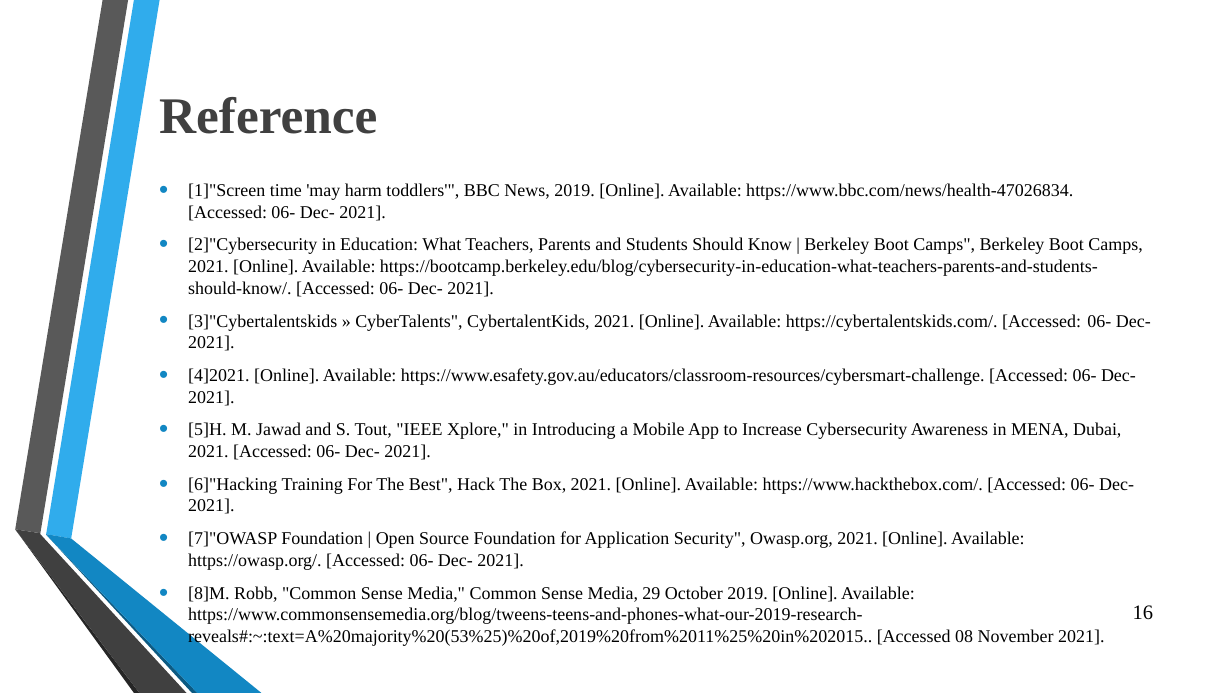
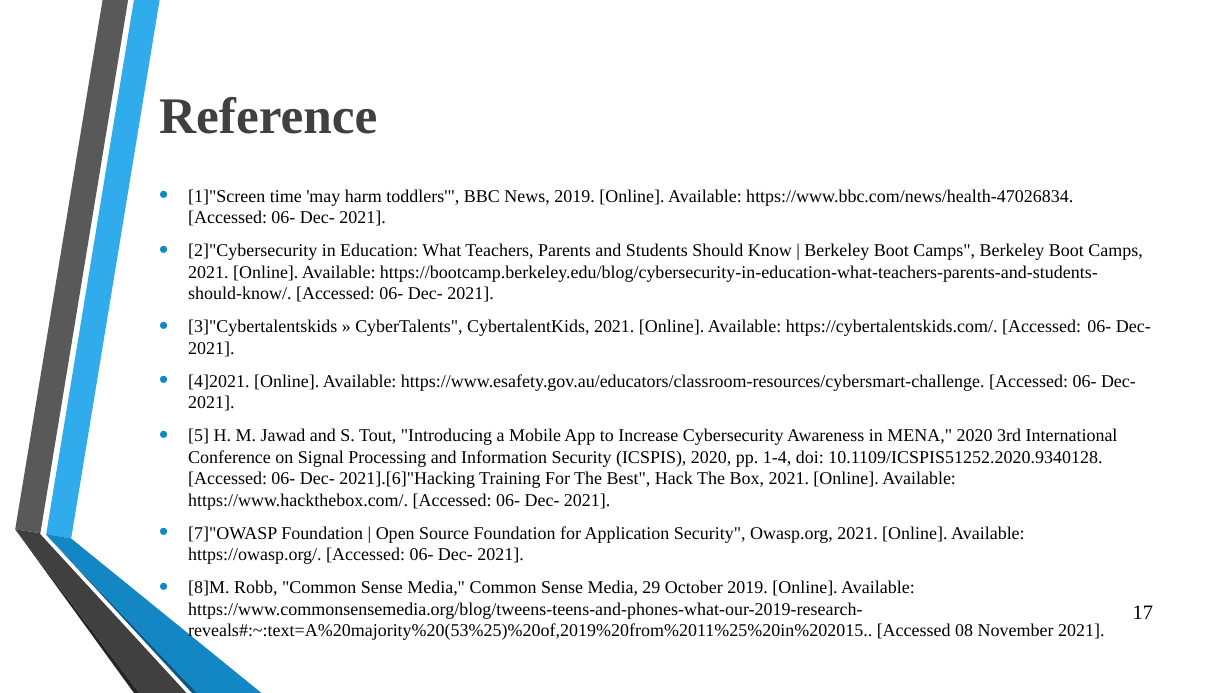
Before and after one commit to OmarSedkyUI/CyberLearningAdventureJunior, a slide deck: slide 18 of Graduation_Project_Presentation_FinalSeminar.pptx (slide 17 before the commit). Drawn at 1232x693 pixels with LibreOffice and Linux fonts; fonts in the diff are those of the drawing; background and template pictures are left out. Boxes give left, top, right and bottom in pixels: in the first picture for what was removed or moved away, otherwise in the second. Text is boxed around its words. In the diff, an @@ line names an element or a change of style, - is before the commit and + after.

```diff
--- a/Graduation_Project_Presentation_FinalSeminar.pptx
+++ b/Graduation_Project_Presentation_FinalSeminar.pptx
@@ text at bbox=[188, 428, 1118, 510]: text changed @@
-• [5]H. M. Jawad and S. Tout, "IEEE Xplore," in Introducing a Mobile App to Increase Cybersecurity Awareness in MENA, Dubai, 2021. [Accessed: 06- Dec- 2021].
-• [6]"Hacking Training For The Best", Hack The Box, 2021. [Online]. Available: https://www.hackthebox.com/. [Accessed: 06- Dec- 2021].
+• [5] H. M. Jawad and S. Tout, "Introducing a Mobile App to Increase Cybersecurity Awareness in MENA," 2020 3rd International Conference on Signal Processing and Information Security (ICSPIS), 2020, pp. 1-4, doi: 10.1109/ICSPIS51252.2020.9340128. [Accessed: 06- Dec- 2021].[6]"Hacking Training For The Best", Hack The Box, 2021. [Online]. Available: https://www.hackthebox.com/. [Accessed: 06- Dec- 2021].
@@ page number at bbox=[1133, 605, 1153, 619]: text changed @@
-16
+17
```
Also in this commit, not shown: 8 other slides changed, 1 slide added.
